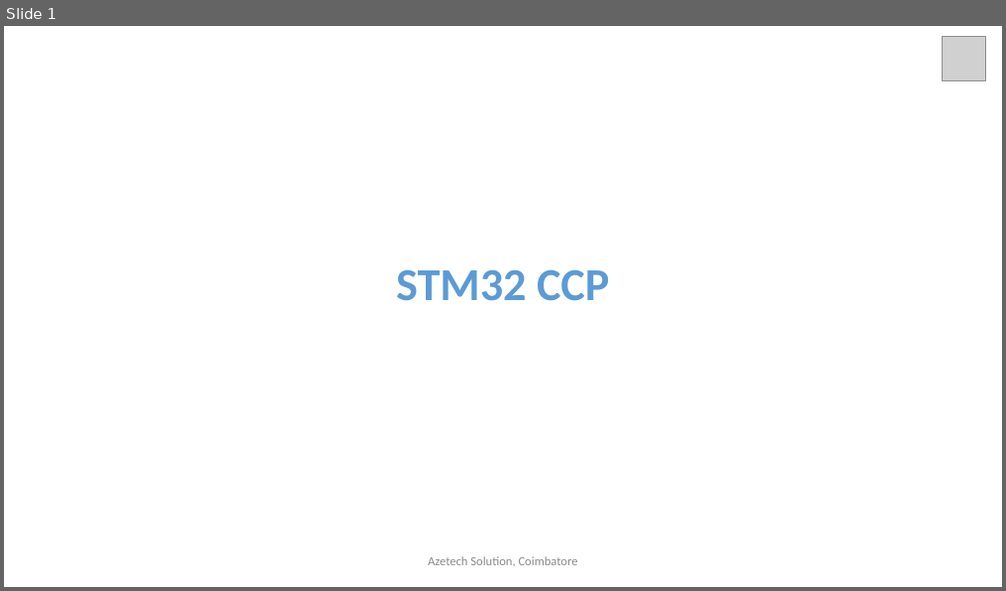
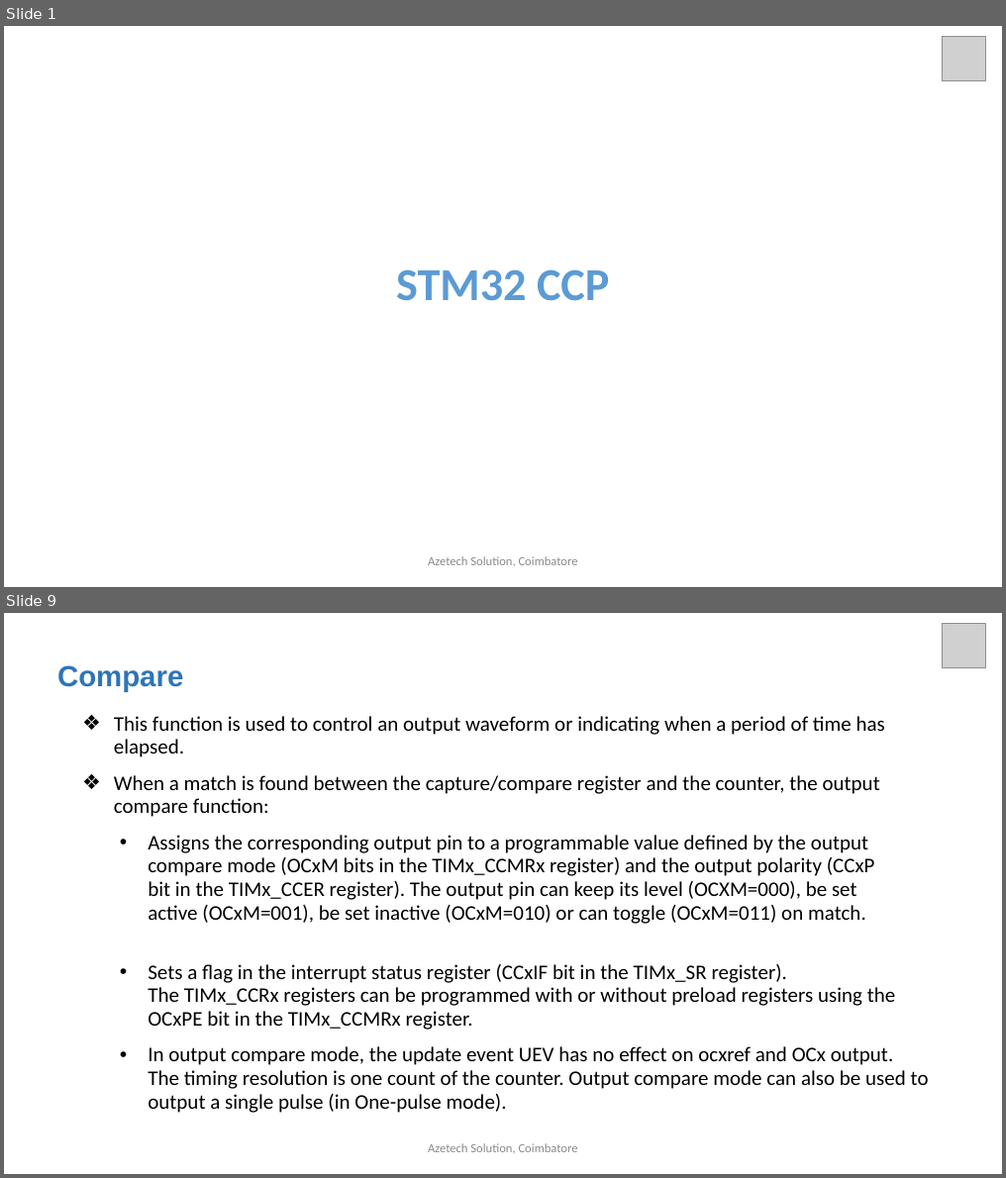
Before and after one commit to arulnelson/AZETECH-CLASS-NOTES, a slide deck: STM32_DOCS/STM32_CCP.pptx. Shown one above the other, each under a label of ours: slide 1 before the commit, slides 1 and 9 after it; the slides between them are not shown. The pictures are 1006x591 and 1006x1178 pixels, drawn with LibreOffice and Linux fonts; fonts in the diff are those of the drawing; grey boxes stand for pictures. Boxes give left, top, right and bottom in pixels: in the first picture for what was removed or moved away, otherwise in the second. Text is boxed around its words. In the diff, an @@ line names an element or a change of style, - is before the commit and + after.

```diff
--- a/STM32_DOCS/STM32_CCP.pptx
+++ b/STM32_DOCS/STM32_CCP.pptx
@@ slide 9 added at <box>4,613,1002,1174</box>, background #FFFFFF @@
@@ picture added at <box>943,624,986,667</box> @@
@@ text added at <box>57,665,183,692</box>, 28 pt, text #2E75B6, bold @@
+Compare
@@ text added at <box>114,716,929,1113</box>, 20 pt, text #000000 @@
+❖ This function is used to control an output waveform or indicating when a period of time has
+  elapsed.
+❖ When a match is found between the capture/compare register and the counter, the output
+  compare function:
+  • Assigns the corresponding output pin to a programmable value defined by the output
+    compare mode (OCxM bits in the TIMx_CCMRx register) and the output polarity (CCxP
+    bit in the TIMx_CCER register). The output pin can keep its level (OCXM=000), be set
+    active (OCxM=001), be set inactive (OCxM=010) or can toggle (OCxM=011) on match.
+  • Sets a flag in the interrupt status register (CCxIF bit in the TIMx_SR register).
+    The TIMx_CCRx registers can be programmed with or without preload registers using the
+    OCxPE bit in the TIMx_CCMRx register.
+  • In output compare mode, the update event UEV has no effect on ocxref and OCx output.
+    The timing resolution is one count of the counter. Output compare mode can also be used to
+    output a single pulse (in One-pulse mode).
@@ text added at <box>428,1144,578,1154</box>, 12 pt, text #8C8C8C @@
+Azetech Solution, Coimbatore
```
Also in this commit, not shown: 2 slides changed, 17 other slides added, 7 slides removed.
